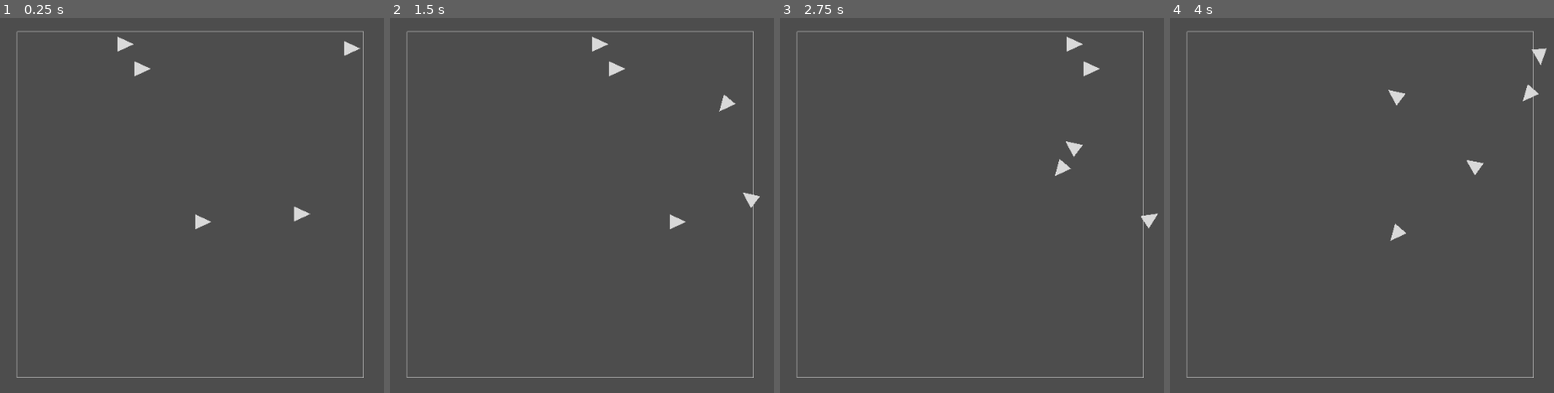
Above: before the commit, frames 1-4 (left to right).
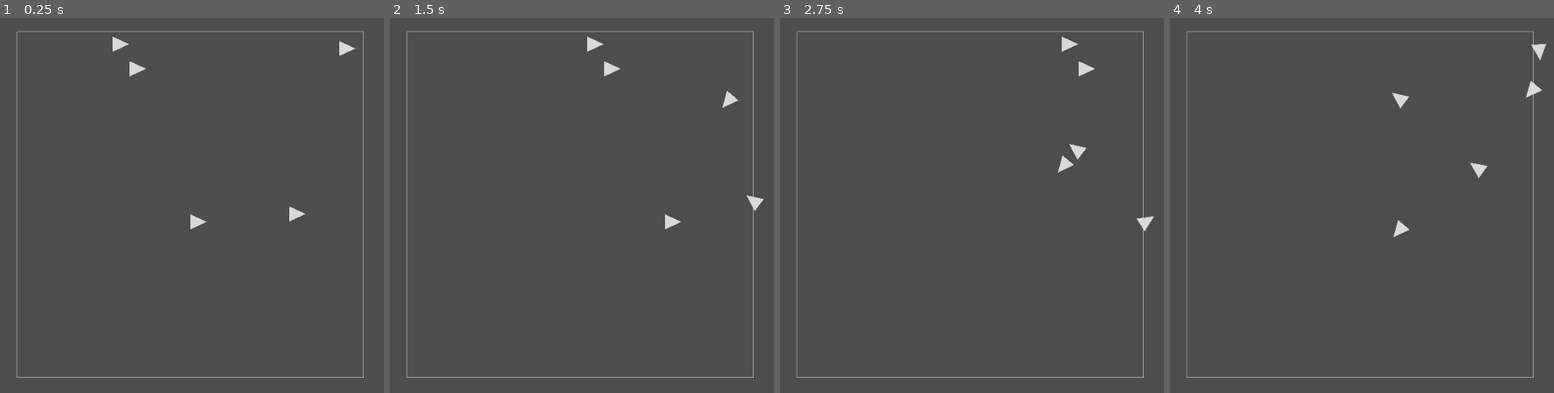
Above: after the commit, the same moments.

Repository: Tamicktom/trabalho-algoritmo-inspirado-pela-natureza
Game: Godot game, scene res://world.tscn
Same seed, same stepped clock (60 frames per second), same inputs: the game is played once before the commit and once after it.
Inputs:
- Up to frame 1 (0.25 s): no input
- Up to frame 2 (1.5 s): no input
- Up to frame 3 (2.75 s): no input
- Up to frame 4 (4 s): no input

The runs differ from the first frame. In frame 1, 0.5% of the frame differs, in the area x 29-94%, y 4-57%; in frame 2, 0.5%; in frame 3, 0.5%; in frame 4, 0.5%, in the area x 56-99%, y 6-60%.

Commit message:
Refactor boid scene configuration; update node types and positions for improved structure

Diff:
--- a/boids-migration/characters/boid.gd
+++ b/boids-migration/characters/boid.gd
@@ -11,23 +11,28 @@
 const WORLD_WIDTH = 512.0;
 const WORLD_HEIGHT = 512.0;
 
+var accelerationLine: Line2D = null;
+
 # Called when the node enters the scene tree for the first time.
 func _ready() -> void:
-	pass;
+	# inside the Boid scene, we have an Line called AccelerationLine
+	accelerationLine = $AccelerationLine;
+	print(accelerationLine);
+	pass ;
 
 # Called every frame. 'delta' is the elapsed time since the previous frame.
 func _process(_delta: float) -> void:
-	var current_position = position;
-	var forward_direction = Vector2.RIGHT.rotated(rotation);
-	var target_rotation = rotation;
+	var current_position: Vector2 = position;
+	var forward_direction: Vector2 = Vector2.RIGHT.rotated(rotation);
+	var target_rotation: float = rotation;
 
 	# Check if outside world boundaries
-	var world_center = Vector2(WORLD_WIDTH/2, WORLD_HEIGHT/2);
+	var world_center: Vector2 = Vector2(WORLD_WIDTH / 2, WORLD_HEIGHT / 2);
 	var is_outside = has_reached_right_edge() || has_reached_left_edge() || has_reached_top_edge() || has_reached_bottom_edge();
 
 	if is_outside:
 		# Compute direction to world center
-		var to_center = world_center - current_position;
+		var to_center: Vector2 = world_center - current_position;
 		target_rotation = to_center.angle();
 
 	# Smoothly interpolate rotation
@@ -35,7 +40,7 @@
 
 	# Update position based on smoothed rotation
 	forward_direction = Vector2.RIGHT.rotated(rotation);
-	var new_position = current_position + forward_direction * MAX_SPEED * _delta;
+	var new_position: Vector2 = current_position + forward_direction * MAX_SPEED * _delta;
 	position = new_position;
 
 func has_reached_right_edge() -> bool:
--- a/boids-migration/characters/boid.tscn
+++ b/boids-migration/characters/boid.tscn
@@ -1,7 +1,12 @@
-[gd_scene load_steps=3 format=3 uid="uid://cn7fpfcew7god"]
+[gd_scene load_steps=5 format=3 uid="uid://cn7fpfcew7god"]
 
 [ext_resource type="Texture2D" uid="uid://c4k3u17rddnws" path="res://characters/boid.png" id="1_dki50"]
 [ext_resource type="Script" path="res://characters/boid.gd" id="1_f8iu1"]
+
+[sub_resource type="Gradient" id="Gradient_ybfxh"]
+
+[sub_resource type="GradientTexture1D" id="GradientTexture1D_w5qxx"]
+gradient = SubResource("Gradient_ybfxh")
 
 [node name="Boid" type="Node2D"]
 script = ExtResource("1_f8iu1")
@@ -9,16 +14,17 @@
 [node name="CharacterBody2D" type="CharacterBody2D" parent="."]
 
 [node name="Sprite2D" type="Sprite2D" parent="CharacterBody2D"]
-position = Vector2(8, 0)
+position = Vector2(1.00003, -1.59161e-12)
 rotation = 1.57079
 scale = Vector2(0.1, 0.1)
 texture = ExtResource("1_dki50")
 
 [node name="CollisionPolygon2D" type="CollisionPolygon2D" parent="CharacterBody2D" groups=["boids"]]
-position = Vector2(5.49007, -1.02789e-05)
+position = Vector2(-1.5099, -1.02789e-05)
 rotation = 1.57079
 scale = Vector2(0.302931, 0.239316)
 build_mode = 1
 polygon = PackedVector2Array(-20.3952, 19.3753, 6.41793e-05, -36.5979, 20.3951, 19.3754)
 
-[node name="AccelerationLine" type="Node2D" parent="."]
+[node name="AccelerationLine" type="Line2D" parent="."]
+texture = SubResource("GradientTexture1D_w5qxx")
